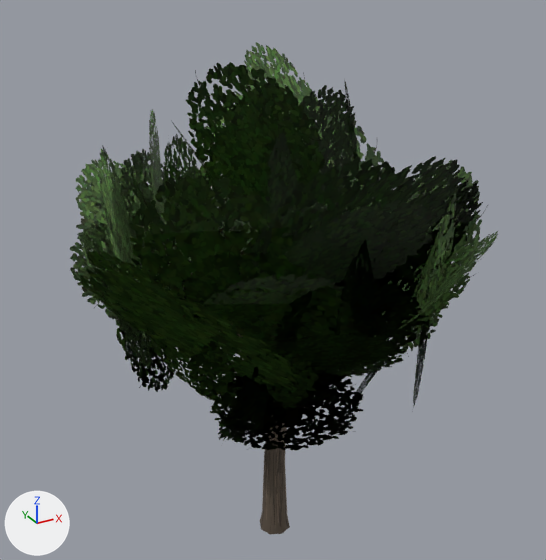
Before and after pictures for a commit that changed the glTF model models/t_maple.glb.
Before and after are seen from a 50 mm lens placed at (-64.2, -116.0, 114.3), pointed at (0.8, 2.2, 55.2). Lighting does not change. The marker at lower left points along +X, +Y and +Z. The picture after the commit comes second. Vertices at exactly the same position are counted once.

Objects in the first picture: 't_maple'.
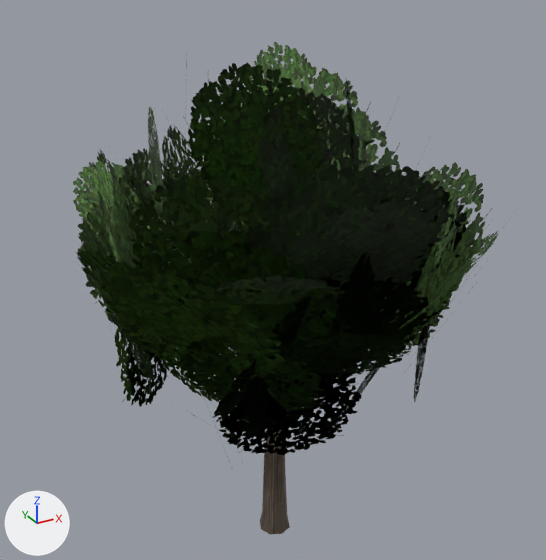
Edits to the scene script, one JSON object a line:
```json
{"op": "add", "block": "img_tree_broad_png", "code": ["img_tree_broad_png = load_image('tree_broad.png', '../tex/t/tree_broad.png', 512, 256, 'sRGB')"]}
{"block": "mat_leaf", "where": "n0 = _N.new('ShaderNodeBsdfPrincipled'); n0.name = 'Principled BSDF'"}
{"op": "set", "path": "n0.inputs[2].default_value", "old": "0.8", "new": "0.85", "note": "'Roughness'"}
{"block": "mat_leaf", "where": "n7 = _N.new('ShaderNodeTexImage'); n7.name = 'Image Texture'"}
{"op": "set", "path": "n7.image", "old": "img_leaf_broad_png", "new": "img_tree_broad_png"}
{"op": "add", "block": "mat_leaf", "code": "n7.extension = 'EXTEND'"}
{"block": "me_mesh_0", "where": "# used by ob_t_maple; location = (0.0, 0.0, 0.0)"}
{"op": "remove", "block": "me_mesh_0", "code": "me_mesh_0.from_pydata(...)  # 380 vertices, 292 faces; spans x -46.0..41.0, y -41.5..43.3, z -3.0..100.7"}
{"op": "add", "block": "me_mesh_0", "code": "me_mesh_0.from_pydata(...)  # 380 vertices, 292 faces; spans x -41.4..41.3, y -41.7..42.9, z -3.0..101.3"}
{"block": "me_mesh_0", "change": "me_mesh_0 part 1: 256 of 380 vertices moved; they spanned x -46.0..41.0, y -41.5..43.3, z 19.9..100.7 and now span x -41.4..41.3, y -41.7..42.9, z 21.7..101.3; mean shift (0.0, 0.0, 0.0); largest move (21.1, -10.9, 46.1) -> (18.7, -23.3, 46.5)"}
{"block": "me_mesh_0", "change": "me_mesh_0 part 2: texture (UV) coordinates of 292 of 292 faces, centred in x -35.5..31.5, y -33.5..34.1, z -2.0..91.4, changed; they spanned u 0.0..2.0, v -0.18..1.0 and now span u 0.5..0.98, v 0.0..1.0"}
```

Location of each change, (x1, y1, x2, y2) in pixels of the pictures (546 x 560 px; the box of a moved part takes in the faces that stretch with it):
```json
{"object": "t_maple", "change": "surface changed, reshaped", "before": [70, 42, 498, 535], "after": [61, 42, 517, 535]}
{"part": 1, "of": "me_mesh_0", "change": "moved or reshaped", "before": [70, 42, 488, 451], "after": [73, 42, 492, 455]}
{"part": 2, "of": "me_mesh_0", "change": "surface changed", "before": [76, 46, 487, 497], "after": [76, 46, 487, 497]}
```
